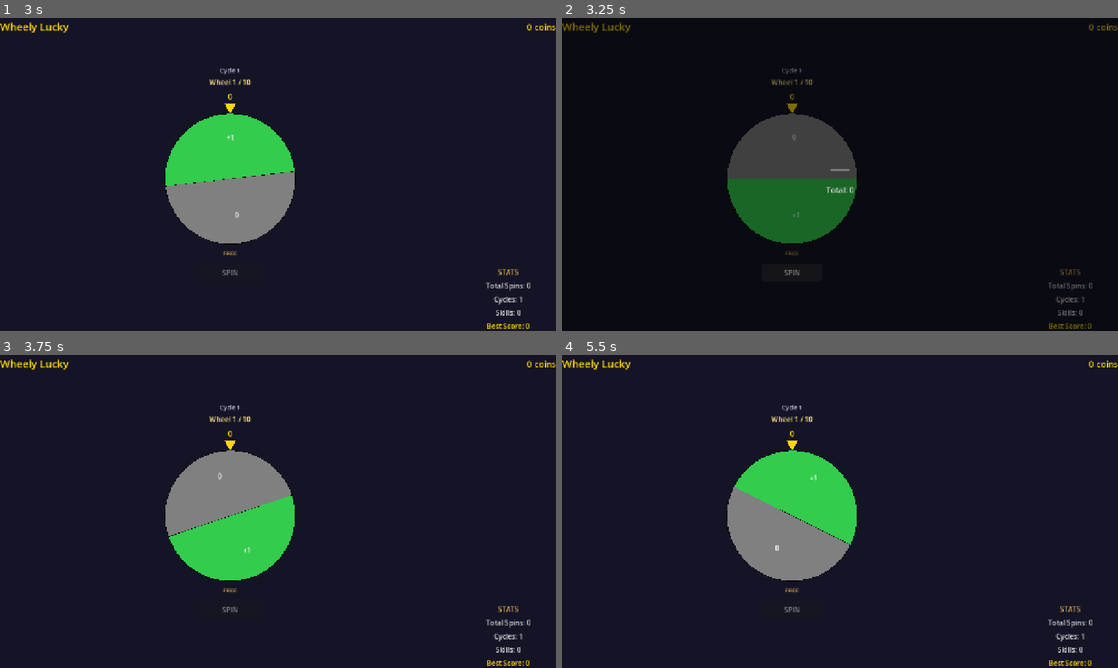
Above: before the commit, frames 1-4 (two rows, left to right).
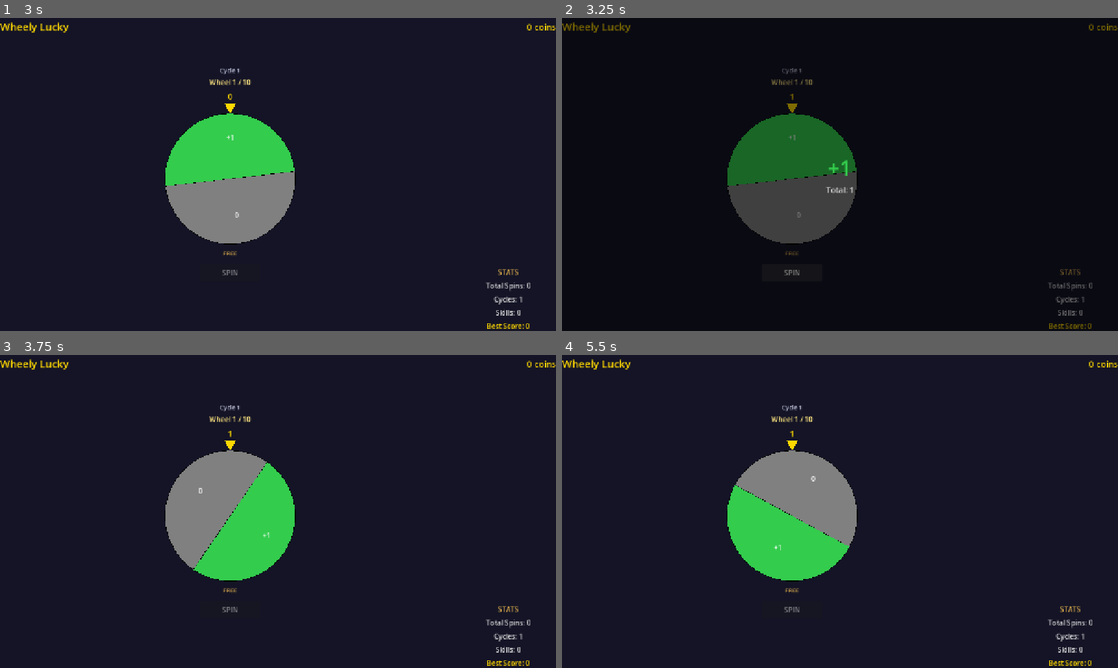
Above: after the commit, the same moments.

Repository: chelij/wheelylucky
Game: Godot game, scene res://scenes/main.tscn
Two runs of this game, one before a commit and one after it. Both use one fixed random seed, a clock stepped at 60 frames per second and the inputs below.
Inputs:
- Up to frame 1 (3 s): click "SPIN" at 0.5 s
- Up to frame 2 (3.25 s): no input
- Up to frame 3 (3.75 s): click "SPIN" at 3.5 s
- Up to frame 4 (5.5 s): no input

Frame 1 is identical in both runs. In frame 2, 7.3% of the frame differs, in the area x 29-53%, y 24-72%; in frame 3, 1.7%; in frame 4, 7.6%, in the area x 29-54%, y 24-72%.

Commit message:
Fix: align visual outcome with game logic
- wheel.gd: pass pre-determined visual outcome to Game.spin_wheel()
- wheel.gd: cache skill-modified outcomes so visual matches game
- wheel.gd: don't reset wheel rotation before result popup
- game.gd: accept pre_chosen_outcome param, skip double skill modifiers
- Both scripts now use same outcome for visual and game result

Diff:
--- a/scripts/game.gd
+++ b/scripts/game.gd
@@ -81,7 +81,7 @@
 	selected_wheel_changed.emit(selected_wheel)
 	wheel_changed.emit(selected_wheel)
 
-func spin_wheel():
+func spin_wheel(pre_chosen_outcome = null):
 	var wheel_num = selected_wheel
 	var cost = get_wheel_cost(wheel_num)
 	if coins < cost:
@@ -93,19 +93,37 @@
 	# Unlock next wheel if we reached a new high
 	if wheel_num >= highest_unlocked and wheel_num < MAX_WHEELS:
 		highest_unlocked = wheel_num + 1
-		# Track cycles when we complete a full 1-10 run
 		if highest_unlocked == MAX_WHEELS + 1:
 			cycle_count += 1
 
-	# Calculate result with skill modifiers
-	var result = WheelConfig.calculate_outcome(wheel_num, self)
-	var delta = result["delta"]
-	var outcome = result["outcome"]
+	# Use the pre-determined visual outcome so pointer matches result
+	var outcome
+	if pre_chosen_outcome != null:
+		outcome = pre_chosen_outcome
+	else:
+		# Fallback: calculate independently (shouldn't happen in normal flow)
+		var calc = WheelConfig.calculate_outcome(wheel_num, self)
+		outcome = calc["outcome"]
+		var delta = calc["delta"]
+		coins = max(0, coins + delta)
+		coins_changed.emit(coins)
+		# Skip normal delta calc since we already applied it
+		return _finish_spin(outcome, delta)
 
-	# Apply result
+	# Apply result — outcome already has skill modifiers baked in from wheel.gd
+	var delta = outcome[WheelConfig.IDX_VALUE]
+	if outcome[WheelConfig.IDX_OP] == WheelConfig.OP_ADD:
+		pass  # delta is already the value
+	elif outcome[WheelConfig.IDX_OP] == WheelConfig.OP_MULTIPLY:
+		delta = coins * delta - coins
+	elif outcome[WheelConfig.IDX_OP] == WheelConfig.OP_DIVIDE:
+		delta = int(coins / delta) - coins
 	coins = max(0, coins + delta)
 	coins_changed.emit(coins)
 
+	return _finish_spin(outcome, delta)
+
+func _finish_spin(outcome, delta: int) -> Dictionary:
 	# Check second wind (once per run)
 	if coins == 0 and not second_wind_used:
 		if "second_wind" in unique_skills:
@@ -119,7 +137,7 @@
 	# Check game end (only on wheel 10 jackpot)
 	var game_over = false
 	var is_jackpot = false
-	if wheel_num == MAX_WHEELS:
+	if selected_wheel == MAX_WHEELS:
 		if outcome[IDX_OP] == WheelConfig.OP_MULTIPLY and outcome[IDX_LABEL] == "JACKPOT":
 			game_over = true
 			is_jackpot = true
--- a/scripts/wheel.gd
+++ b/scripts/wheel.gd
@@ -19,6 +19,10 @@
 var target_rotation: float = 0.0
 var spin_start_time: float = 0.0
 var base_spin_duration: float = 2.5
+var pending_result: Variant = null  # Pre-determined outcome for game logic
+
+# Cached for consistent drawing during spin
+var cached_outcomes: Array = []
 
 func _ready():
 	Game.coins_changed.connect(_on_coins_changed)
@@ -27,7 +31,13 @@
 
 	_on_wheel_changed(Game.selected_wheel)
 	_on_coins_changed(Game.coins)
+	_refresh_outcomes()
 	queue_redraw()
+
+func _refresh_outcomes():
+	"""Get skill-modified outcomes for consistent visual/game alignment."""
+	cached_outcomes = WheelConfig.get_outcomes(Game.selected_wheel)
+	cached_outcomes = WheelConfig.apply_skill_modifiers(cached_outcomes, Game)
 
 func _process(_delta):
 	if is_spinning:
@@ -41,7 +51,7 @@
 
 		if progress >= 1.0:
 			is_spinning = false
-			var result = Game.spin_wheel()
+			var result = Game.spin_wheel(pending_result)
 			_on_spin_finished(result)
 
 func get_effective_spin_duration() -> float:
@@ -60,32 +70,35 @@
 	spin_button.disabled = true
 	spin_start_time = Time.get_ticks_msec() / 1000.0
 
-	var outcomes = WheelConfig.get_outcomes(Game.selected_wheel)
-	outcomes = WheelConfig.apply_skill_modifiers(outcomes, Game)
+	# Refresh outcomes with current skill modifiers
+	_refresh_outcomes()
 
-	var chosen = WheelConfig.weighted_random(outcomes)
+	var chosen = WheelConfig.weighted_random(cached_outcomes)
 	var chosen_index = -1
-	for i in range(outcomes.size()):
-		if outcomes[i][IDX_LABEL] == chosen[IDX_LABEL] and outcomes[i][IDX_OP] == chosen[IDX_OP]:
+	for i in range(cached_outcomes.size()):
+		if cached_outcomes[i][IDX_LABEL] == chosen[IDX_LABEL] and cached_outcomes[i][IDX_OP] == chosen[IDX_OP]:
 			chosen_index = i
 			break
 
+	# Store for game logic — visual and game use the SAME outcome
+	pending_result = chosen
+
 	if chosen_index >= 0:
-		var segment_angle = 360.0 / outcomes.size()
+		var segment_angle = 360.0 / cached_outcomes.size()
 		var segment_center = chosen_index * segment_angle + segment_angle / 2.0
 		var jitter = randf_range(-segment_angle * 0.3, segment_angle * 0.3)
 		var target_segment = segment_center + jitter
 		var full_rotations = randi_range(3, 5) * 360
-		target_rotation = full_rotations + fmod(360 - target_segment + 270, 360)
+		# Pointer at top = 270° offset from angle-0 (right side)
+		target_rotation = full_rotations + fmod(360.0 - target_segment + 270.0, 360.0)
 	else:
 		target_rotation = randi_range(3, 5) * 360
 
 	current_rotation = 0.0
+	queue_redraw()
 
 func _on_spin_finished(result):
 	spin_button.disabled = false
-	current_rotation = 0.0
-	queue_redraw()
 
 	if result.get("success", false):
 		var delta = result.get("delta", 0)
@@ -94,6 +107,11 @@
 		var popup = popup_path.instantiate()
 		get_tree().root.add_child(popup)
 		popup.show_result(delta, color)
+
+		# Wait for popup to fade before resetting wheel position
+		await get_tree().create_timer(2.0).timeout
+		current_rotation = 0.0
+		queue_redraw()
 
 func _on_coins_changed(total: int):
 	coins_label.text = str(total)
@@ -105,12 +123,12 @@
 	var cost = Game.get_wheel_cost(wheel_num)
 	cost_label.text = "FREE" if cost == 0 else "Cost: " + str(cost)
 	spin_button.disabled = not Game.can_afford_wheel(wheel_num) or is_spinning
+	_refresh_outcomes()
 	queue_redraw()
 
 func _draw():
-	var wheel_outcomes = WheelConfig.get_outcomes(Game.selected_wheel)
+	var wheel_outcomes = cached_outcomes if cached_outcomes.size() > 0 else WheelConfig.get_outcomes(Game.selected_wheel)
 	var center = size / 2.0
-	# Fixed radius for the 400x560 Wheel Control.
 	var radius = 150.0
 
 	if wheel_outcomes.size() == 0 or radius <= 0:
